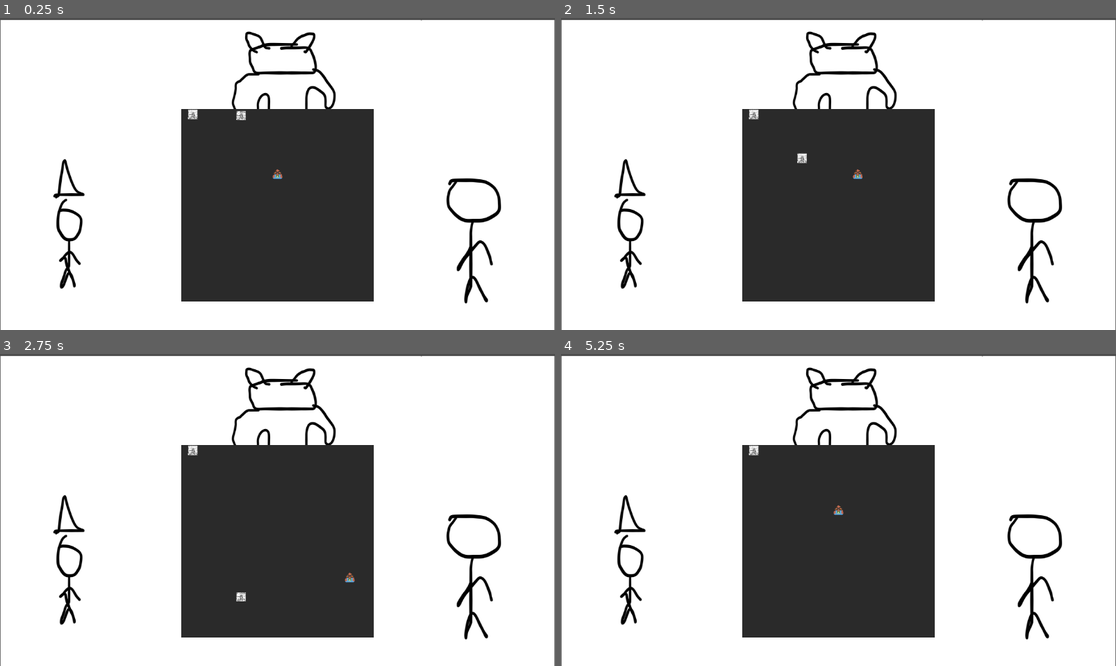
Above: before the commit, frames 1-4 (two rows, left to right).
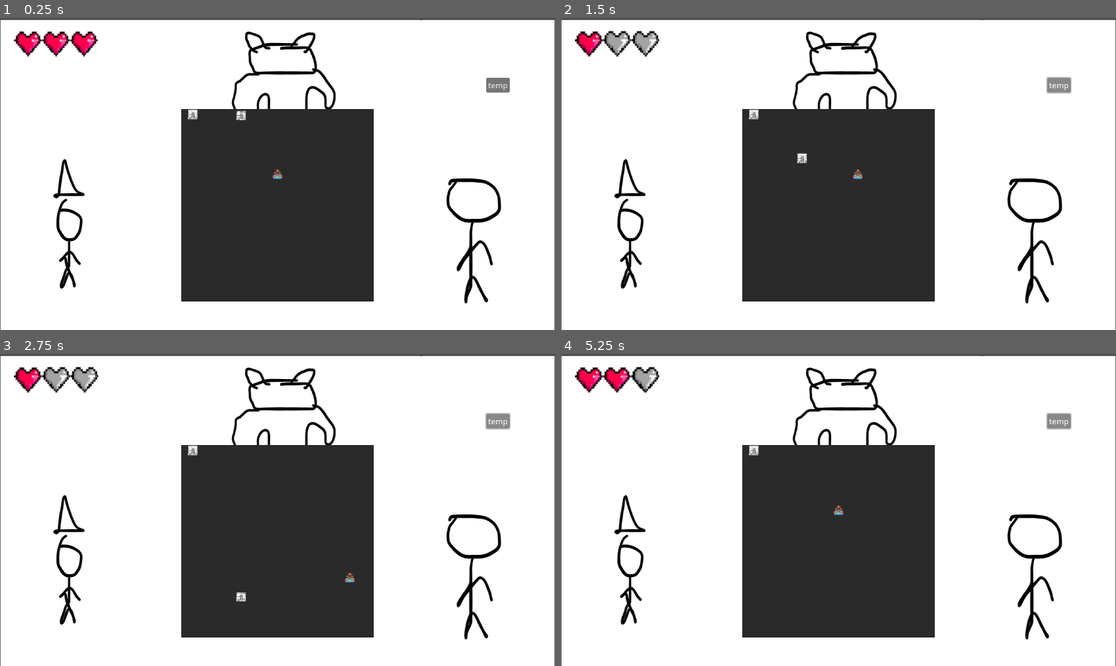
Above: after the commit, the same moments.

Repository: loganbruf/GlobalGameJam2024Game
Game: Godot game, scene res://Scenes/UIScenes/GameScene.tscn
The game is run twice, just before and just after one commit, with the same random seed, the same clock (stepped at 60 frames per second) and the same inputs. The project has no main scene, so this scene is started directly.
Inputs (mouse positions are in pixels of both pictures, inside the frame that each line leads up to):
- Up to frame 1 (0.25 s): no input
- Up to frame 2 (1.5 s): click (1060, 86) at 0.5 s, where only the run after the commit has a clickable "temp"; tap Enter at 1.25 s; hold Right (move right) from 1.28 s (still down)
- Up to frame 3 (2.75 s): release Right (move right) at 2.03 s; hold Down (move down) from 2.03 s (still down)
- Up to frame 4 (5.25 s): release Down (move down) at 2.78 s; hold Right (move right) 2.78-3.53 s; tap Space at 3.5, 5 s; hold Up (move up) 3.53-4.28 s; tap Enter at 4.25 s; hold Left (move left) from 4.28 s (still down)

The runs differ from the first frame. In frame 1, 1.0% of the frame differs, in the area x 2-92%, y 4-25%; in frame 2, 1.0%; in frame 3, 1.0%; in frame 4, 1.1%.

Commit message:
Add healthbar and take-damage event listener

Diff:
--- a/Scenes/UIScenes/GameScene.tscn
+++ b/Scenes/UIScenes/GameScene.tscn
@@ -1,7 +1,9 @@
-[gd_scene load_steps=3 format=3 uid="uid://bf6p7hvyf0n0a"]
+[gd_scene load_steps=5 format=3 uid="uid://bf6p7hvyf0n0a"]
 
 [ext_resource type="PackedScene" uid="uid://can8ppce74pd3" path="res://Scenes/CombatScenes/CombatScene.tscn" id="1_gh3md"]
 [ext_resource type="Texture2D" uid="uid://b8pdjbm35oylh" path="res://Sprites/bg_placeholder.png" id="2_o312v"]
+[ext_resource type="Texture2D" uid="uid://dwauxpibxbbfm" path="res://Sprites/3hp.png" id="3_mqmpp"]
+[ext_resource type="Script" path="res://Scripts/UIScripts/Healthbar.gd" id="4_g580x"]
 
 [node name="GameScene" type="Control"]
 layout_mode = 3
@@ -20,3 +22,18 @@
 texture = ExtResource("2_o312v")
 
 [node name="CombatScene" parent="." instance=ExtResource("1_gh3md")]
+
+[node name="Healthbar" type="Sprite2D" parent="."]
+position = Vector2(117, 53)
+texture = ExtResource("3_mqmpp")
+script = ExtResource("4_g580x")
+
+[node name="temp" type="Button" parent="."]
+layout_mode = 0
+offset_left = 1009.0
+offset_top = 124.0
+offset_right = 1058.0
+offset_bottom = 155.0
+text = "temp"
+
+[connection signal="pressed" from="temp" to="Healthbar" method="on_take_damage"]
--- /dev/null
+++ b/Scripts/UIScripts/Healthbar.gd
@@ -0,0 +1,24 @@
+extends Sprite2D
+
+
+var health = 3
+var	healthBarImgs = [
+	null,
+	load("res://Sprites/1hp.png"),
+	load("res://Sprites/2hp.png"),
+	load("res://Sprites/3hp.png")
+]
+
+
+# Called when the node enters the scene tree for the first time.
+func _ready():
+	pass
+
+# Called every frame. 'delta' is the elapsed time since the previous frame.
+func _process(delta):
+	pass
+
+
+func on_take_damage():
+	health -= 1
+	texture = healthBarImgs[health]
Binary file added: Sprites/1hp.png
Not shown, added: Sprites/1hp.png.import
Binary file added: Sprites/2hp.png
Not shown, added: Sprites/2hp.png.import
Binary file added: Sprites/3hp.png
Not shown, added: Sprites/3hp.png.import
